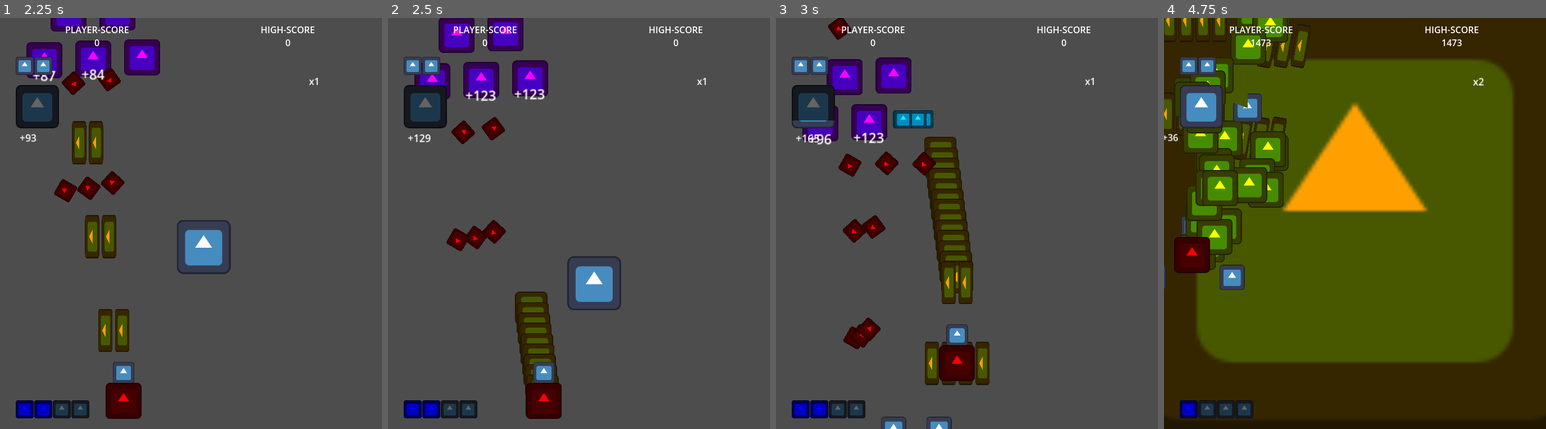
Above: before the commit, frames 1-4 (left to right).
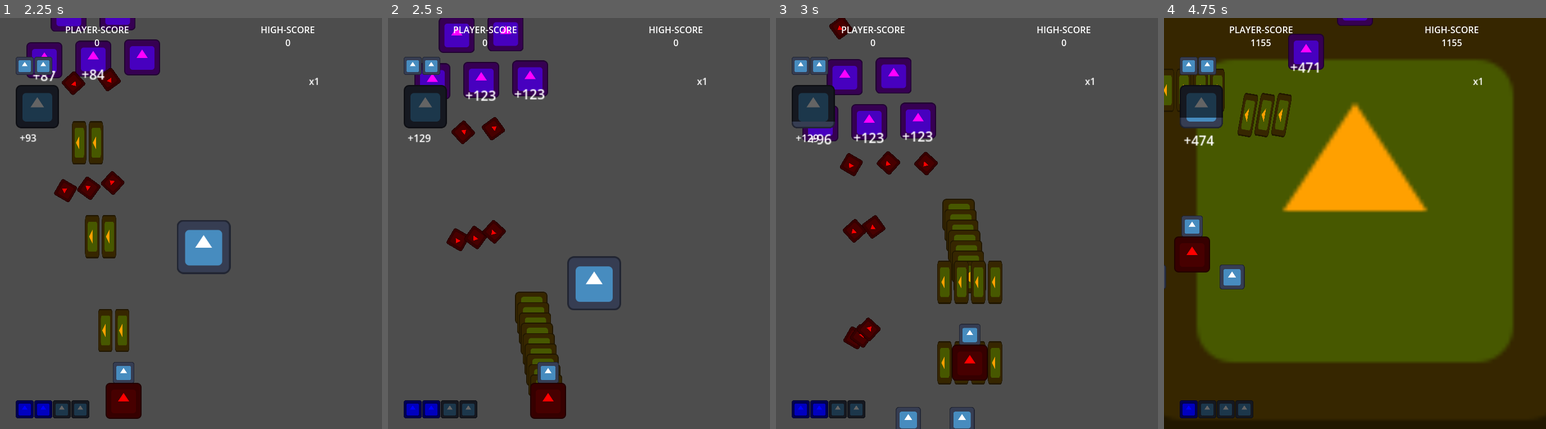
Above: after the commit, the same moments.

Repository: Zeroeth-0/Gatogun
Game: Godot game, scene res://scenes/UI/title_screen.tscn
Two runs of this game, one before a commit and one after it. Both use one fixed random seed, a clock stepped at 60 frames per second and the inputs below. The engine's default icon, where the game draws it, is replaced by a stand-in: a white triangle on a blue panel in a dark square.
Inputs:
- Up to frame 1 (2.25 s): tap Enter (Start) at 0.5 s; hold Right (RIGHT) 0.53-1.28 s; hold Z (A) 0.53-1.28 s; tap X (B) at 0.8, 1.35 s; hold Down (DOWN) 1.28-2.03 s; tap C (C) at 1.55 s; hold Right (RIGHT) from 2.03 s (still down); hold C (C) from 2.03 s (still down)
- Up to frame 2 (2.5 s): keep holding Right (RIGHT); keep holding C (C); tap Z (A) at 2.3 s
- Up to frame 3 (3 s): release Right (RIGHT) at 2.78 s; release C (C) at 2.78 s; hold Up (UP) from 2.78 s (still down); tap Z (A) at 2.85 s
- Up to frame 4 (4.75 s): tap X (B) at 3.05, 3.6 s; release Up (UP) at 3.53 s; hold C (C) 3.53-4.28 s; hold Left (LEFT) from 3.53 s (still down); tap C (C) at 4.35 s; tap Z (A) at 4.55 s

Frame 1 is identical in both runs. In frame 2, 0.7% of the frame differs, in the area x 33-47%, y 69-98%; in frame 3, 7.2%; in frame 4, 11%, in the area x 0-84%, y 0-67%.

Commit message:
New option styles + bug fixes

Diff:
--- a/scenes/bullets/player/bomb.tscn
+++ b/scenes/bullets/player/bomb.tscn
@@ -10,7 +10,6 @@
 script = ExtResource("1_1ecob")
 BulletType = 0
 speed = 600.0
-damage = 500
 lifeTime = 3.0
 
 [node name="Sprite2D" type="Sprite2D" parent="."]
--- a/scenes/bullets/player/laser_bullet.tscn
+++ b/scenes/bullets/player/laser_bullet.tscn
@@ -11,8 +11,7 @@
 script = ExtResource("1_xyv0w")
 BulletType = 1
 speed = 1100.0
-damage = 2
-lifeTime = 0.4
+lifeTime = 0.3
 
 [node name="Sprite2D" type="Sprite2D" parent="."]
 modulate = Color(1, 0.627451, 0, 1)
--- a/source/UI/hud.gd
+++ b/source/UI/hud.gd
@@ -18,7 +18,7 @@
 
 # === VALORES INTERNOS ===
 var maxHot: float = SCORE.hotSize
-var maxMedalCountdown: float = 5.0
+var maxMedalCountdown: float = SCORE.MAX_MEDAL_COUNTDOWN
 var currentLives
 var currentBombs
 var currMaxBombs
--- a/source/bullets/bullet_gatogun.gd
+++ b/source/bullets/bullet_gatogun.gd
@@ -34,5 +34,5 @@
 		if revHealth <= 0 and not isCancelled:
 			isCancelled = true  # Bloquea ejecuciones futuras
 			var playerPos = GAME.get_player()
-			if position.distance_to(playerPos) < 200 or SCORE.medalCountdown >0: cancel()
+			if position.distance_to(playerPos) < 150 or SCORE.medalCountdown >0: cancel()
 			else: queue_free()
--- a/source/bullets/player_bullet.gd
+++ b/source/bullets/player_bullet.gd
@@ -16,10 +16,15 @@
 
 # === CICLO DE VIDA ===
 func _ready() -> void:
-	if BulletType == BulletEnum.LASER:
-		var full_scale := 0.5 + (WEAPON.laserLvl * 0.25)
-		damage = WEAPON.laserLvl + 1.0
-		scale = Vector2(full_scale, full_scale)
+	match BulletType:
+		BulletEnum.LASER:
+			var full_scale := 0.5 + (WEAPON.laserLvl * 0.25)
+			damage = WEAPON.laserLvl + 1.0
+			scale = Vector2(full_scale, full_scale)
+			lifeTime = 0.3
+		BulletEnum.BOMB: lifeTime = 3.0
+		BulletEnum.CHARGE: lifeTime = 1.5
+		BulletEnum.BURST: lifeTime = 1.5
 
 func _process(delta: float) -> void:
 	if BulletType == BulletEnum.FOLLOW: _update_follow_direction(delta)
--- a/source/enemies/enemy_gatogun.gd
+++ b/source/enemies/enemy_gatogun.gd
@@ -10,7 +10,7 @@
 # === ESTADO INTERNO ===
 var canDie := false
 var canShoot := true
-var health: int
+var health: float
 var lastBullet
 var pulseMarked := false
 var byBomb := false
@@ -61,9 +61,10 @@
 
 	var playerPos = GAME.get_player()
 	# Devuelve medallas si se mata a bocajarro o si el contador de medallas está activo
-	if !byBomb and (position.distance_to(playerPos) < 200 or SCORE.medalCountdown > 0 or pulseMarked):
+	if !byBomb and (position.distance_to(playerPos) < 150 or SCORE.medalCountdown > 0 or pulseMarked):
 		_spawn_score(scoreCount, medal)
-		if lastBullet and !SCORE.medalCountdown > 0 and !pulseMarked: SCORE.medalCountdown = 5
+		if lastBullet and !SCORE.medalCountdown > 0 and !pulseMarked: SCORE.medalCountdown = SCORE.MAX_MEDAL_COUNTDOWN
+		elif lastBullet and !pulseMarked: SCORE.medalCountdown += 0.1
 	# Devuelve balas de venganza si se mata alto en la pantalla
 	if (position.y < 250 or pulseMarked) and !byBomb: _spawn_score(scoreCount, revengeBullet)
 	if typeEnum == EnemyType.MID: _spawn_score(1, powerUp, true)
--- a/source/levels/level_parser.gd
+++ b/source/levels/level_parser.gd
@@ -208,7 +208,7 @@
 	var lane = parsed["lane"]
 	var index = parsed["index"]
 	var offset = parsed["offset"]
-	var base_delay = parsed["delay"]
+	var _base_delay = parsed["delay"]
 	var type = parsed["type"]
 	var hand = parsed["hand"]
 	var move_dir = parsed["dir"]
@@ -232,7 +232,7 @@
 		current_index = clamp(current_index, 0, lane_size - 1)
 
 		# Generar línea con delay relativo al primero
-		var delay = warmup if i > 0 else base_delay
+		var delay = warmup if i > 0 else _base_delay
 		var line = "%s@%s%d+%.2f:%s>%s|%.3f" % [
 			type, lane, current_index, offset,
 			hand, move_dir, delay
@@ -255,7 +255,7 @@
 	var lane = parsed["lane"]
 	var start_index = parsed["index"]
 	var offset = parsed["offset"]
-	var base_delay = parsed["delay"]
+	var _base_delay = parsed["delay"]
 	var type = parsed["type"]
 	var hand = parsed["hand"]
 	var move_dir = parsed["dir"]
@@ -284,7 +284,7 @@
 	var lane = parsed["lane"]
 	var index = parsed["index"]
 	var offset = parsed["offset"]
-	var base_delay = parsed["delay"]
+	var _base_delay = parsed["delay"]
 	var type = parsed["type"]
 	var hand = parsed["hand"]
 	var move_dir = parsed["dir"]
@@ -298,7 +298,7 @@
 	# Línea original
 	var line_original = "%s@%s%d+%.2f:%s>%s|%.3f" % [
 		type, lane, index, offset,
-		hand, move_dir, base_delay
+		hand, move_dir, _base_delay
 	]
 	lines.append(line_original)
 
@@ -306,7 +306,7 @@
 	if mirror_index != index and mirror_index >= 0 and mirror_index < lane_size:
 		var mirror_line = "%s@%s%d+%.2f:%s>%s|%.3f" % [
 			type, lane, mirror_index, offset,
-			hand, move_dir, base_delay + delay_mirror
+			hand, move_dir, _base_delay + delay_mirror
 		]
 		lines.append(mirror_line)
 
@@ -325,7 +325,7 @@
 	var lane = parsed["lane"]
 	var start_index = parsed["index"]
 	var base_offset = parsed["offset"]
-	var base_delay = parsed["delay"]
+	var _base_delay = parsed["delay"]
 	var type = parsed["type"]
 	var hand = parsed["hand"]
 	var move_dir = parsed["dir"]
--- a/source/player/player.gd
+++ b/source/player/player.gd
@@ -46,7 +46,7 @@
 		_handle_movement()
 		_clamp_to_screen(get_viewport().get_visible_rect().size)
 		if Input.is_action_just_pressed("B") and GAME.bombCount > 0 and canDie: _handle_bombing()
-		if DollStyle == StyleEnum.SPEED: speed = 150 if INPUT.fireHold else 350
+		if DollStyle == StyleEnum.SPEED: speed = 200 if INPUT.fireHold else 350
 		else: speed = 150 if INPUT.fireHold else 300
 	else:
 		# Movimiento automático antes de habilitar control
--- a/source/weapons/burst_weapon.gd
+++ b/source/weapons/burst_weapon.gd
@@ -11,10 +11,9 @@
 var canFire := true
 var activeBullets := 0
 var maxBullets := 0
-var realAngle := deviationAngle
 
 # === FLUJO DE COMPORTAMIENTO ===
-func _process(delta: float) -> void:
+func _process(_delta: float) -> void:
 	activeBullets = get_tree().get_nodes_in_group("BulletCount").size()
 	maxBullets = MAX_BULLETS
 	if INPUT.firing and canFire and activeBullets < maxBullets and not INPUT.fireHold:
@@ -39,5 +38,5 @@
 		var offset = (i - (totalLvl - 1) / 2.0) * spacing
 		var bullet = scene.instantiate()
 		bullet.position = global_position + orthogonal * offset
-		bullet.set_dir(direction, realAngle)
+		bullet.set_dir(direction, deviationAngle)
 		get_tree().current_scene.add_child(bullet)
--- a/source/weapons/emitter.gd
+++ b/source/weapons/emitter.gd
@@ -89,7 +89,7 @@
 var canShoot: bool = true
 var usableArms: int
 var rank := float(SCORE.rank)
-var round: int = 0
+var bRound: int = 0
 
 func _ready() -> void:
 	usableArms = arms
@@ -178,7 +178,7 @@
 	var offsetCorrection
 
 	# Alternar cantidad de brazos
-	var armsToUse = alterArms if alterArms > 0 and round % 2 == 1 else usableArms
+	var armsToUse = alterArms if alterArms > 0 and bRound % 2 == 1 else usableArms
 
 	for r in repeatCount:
 
@@ -222,7 +222,7 @@
 					_shoot_bullet(mirrorDir, shootPos, finalSpeed)
 
 	# Contador de ronda
-	round += 1
+	bRound += 1
 	if growWithRound: usableArms += 1
 
 func mirror_direction(dir: Vector2, axis: Vector2) -> Vector2:
--- a/source/weapons/option.gd
+++ b/source/weapons/option.gd
@@ -9,7 +9,6 @@
 @export var targetNode: Node2D
 @export_range(0, 20, 1) var followDelay: int = 15
 @export var focusTarget: Vector2 = Vector2.ZERO
-@export var isLinear: bool = false
 @export var sideOffset: float = 30.0
 @export_range(-1, 1, 1) var offSign: int
 
@@ -24,23 +23,43 @@
 func _process(delta: float) -> void:
 	super._process(delta)
 	activeBullets = get_tree().get_nodes_in_group("BulletCount").size()
-	if followDelay > 0:
-		_process_option_behavior(delta)
+	_process_option_behavior(delta)
 
 # === OPTIONS ===
 func _process_option_behavior(delta: float) -> void:
 	var parent = get_parent()
 	var parentDelta = parent.global_position - prevParentPos
-	global_position -= parentDelta
 	prevParentPos = parent.global_position
 
-	var dir := Vector2.ZERO
-	realAngle = 0 if INPUT.fireHold else deviationAngle
+	var dir := Vector2.UP
+	var GatoStyle = parent.GatoStyle
+	var StyleEnum = parent.StyleEnum
 
 	if INPUT.fireHold:
+		match GatoStyle:
+			StyleEnum.RANGE: _range_hold(parent, dir, delta)
+			StyleEnum.DAMAGE: _damage_hold(parent, dir, delta)
+			StyleEnum.CLASSIC: _classic_hold(dir)
+	else:
+		global_position -= parentDelta
+		match OptionType:
+			OptionEnum.SIDES:
+				followDelay = 15
+				if GatoStyle == StyleEnum.RANGE: deviationAngle = 10 * offSign
+				else: deviationAngle = 0
+				position = position.lerp(targetPos, followDelay * delta)
+			OptionEnum.FOLLOW:
+				followDelay = 5
+				deviationAngle = 0
+				if targetNode and is_instance_valid(targetNode) and (INPUT.xAxis != 0 or INPUT.yAxis != 0):
+					global_position = global_position.lerp(targetNode.global_position, followDelay * delta)
+
+# === ESTILOS ===
+func _range_hold(parent: Node2D, dir: Vector2, delta: float) -> void:
 		var enemy = _get_closest_enemy()
 		dir = (enemy.global_position - parent.global_position).normalized() if enemy else Vector2.UP
 		var distance := 50.0
+		deviationAngle = 0
 
 		# === Posición visual desplazada lateralmente
 		var targetPosition = parent.global_position + dir * distance
@@ -52,18 +71,24 @@
 
 		if canFire and activeBullets < maxBullets:
 			await _fire_burst(dir, bulletScene)
-	else:
-		match OptionType:
-			OptionEnum.SIDES:
-				followDelay = 15
-				if !isLinear: deviationAngle = 10 * offSign
-				else: deviationAngle = 0
-				position = position.lerp(targetPos, followDelay * delta)
-			OptionEnum.FOLLOW:
-				followDelay = 5
-				deviationAngle = 0
-				if targetNode and is_instance_valid(targetNode):
-					global_position = global_position.lerp(targetNode.global_position, followDelay * delta)
+
+func _damage_hold(parent: Node2D, dir: Vector2, delta: float) -> void:
+	var distance := 50.0
+
+	# === Posición visual desplazada lateralmente
+	var targetPosition = parent.global_position + dir * distance
+	var offsetDir := dir.orthogonal().normalized()
+	targetPosition += offsetDir * -offSign * sideOffset
+
+	global_position = global_position.lerp(targetPosition, followDelay * delta)
+	followDelay = 15
+
+	if canFire and activeBullets < maxBullets:
+		await _fire_burst(dir, bulletScene)
+
+func _classic_hold(dir: Vector2) -> void:
+	if canFire and activeBullets < maxBullets:
+		await _fire_burst(dir, bulletScene)
 
 # === AUXILIAR ===
 func _get_closest_enemy() -> Node2D:
--- a/source/weapons/option_manager.gd
+++ b/source/weapons/option_manager.gd
@@ -29,15 +29,11 @@
 func shot_type():
 	match GatoStyle:
 		StyleEnum.DAMAGE:
-			$OptionR.isLinear = true
-			$OptionL.isLinear = true
 			$OptionR.targetPos = dpsTargetPos * Vector2($OptionR.offSign, 1)
 			$OptionL.targetPos = dpsTargetPos * Vector2($OptionL.offSign, 1)
 		_:
 			$OptionR.targetPos = stdTargetPos * Vector2($OptionR.offSign, 1)
 			$OptionL.targetPos = stdTargetPos * Vector2($OptionL.offSign, 1)
-			$OptionR.isLinear = false
-			$OptionL.isLinear = false
 
 func option_waker():
 	$OptionR.visible = WEAPON.rOptActive
--- a/utils/GameManager.gd
+++ b/utils/GameManager.gd
@@ -35,7 +35,7 @@
 		playing = world.playing
 	if get_tree().get_nodes_in_group("Player").size() <= 0 and playing: spawn()
 	if get_tree().get_nodes_in_group("Player").size() > 0:
-		var player = get_tree().get_first_node_in_group("Player")
+		player = get_tree().get_first_node_in_group("Player")
 		maxBombs = player.maxBombs
 		bombCount = player.bombCount
 
--- a/utils/ScoreManager.gd
+++ b/utils/ScoreManager.gd
@@ -12,6 +12,7 @@
 const HOT_SIZE: float = 100.0
 const COMBO_LIMIT: float = 0.001
 const MULT_DRAIN_LIMIT: float = 0.03
+const MAX_MEDAL_COUNTDOWN: float = 2.0
 
 # === ESTADO DE PUNTUACIÓN ===
 var GeneralGameScore: int = ZERO
@@ -55,7 +56,7 @@
 		if is_instance_valid(e):
 			dist = min(dist, GAME.get_player().distance_to(e.global_position))
 	if medalCountdown > 0: hot = 100.0
-	else: hot = clamp(remap(dist, 200.0, 500.0, 100.0, 0.0), 0.0, 100.0)
+	else: hot = clamp(remap(dist, 150.0, 500.0, 100.0, 0.0), 0.0, 100.0)
 
 # === SISTEMA DE MULT ===
 func _update_mult(delta: float) -> void:
